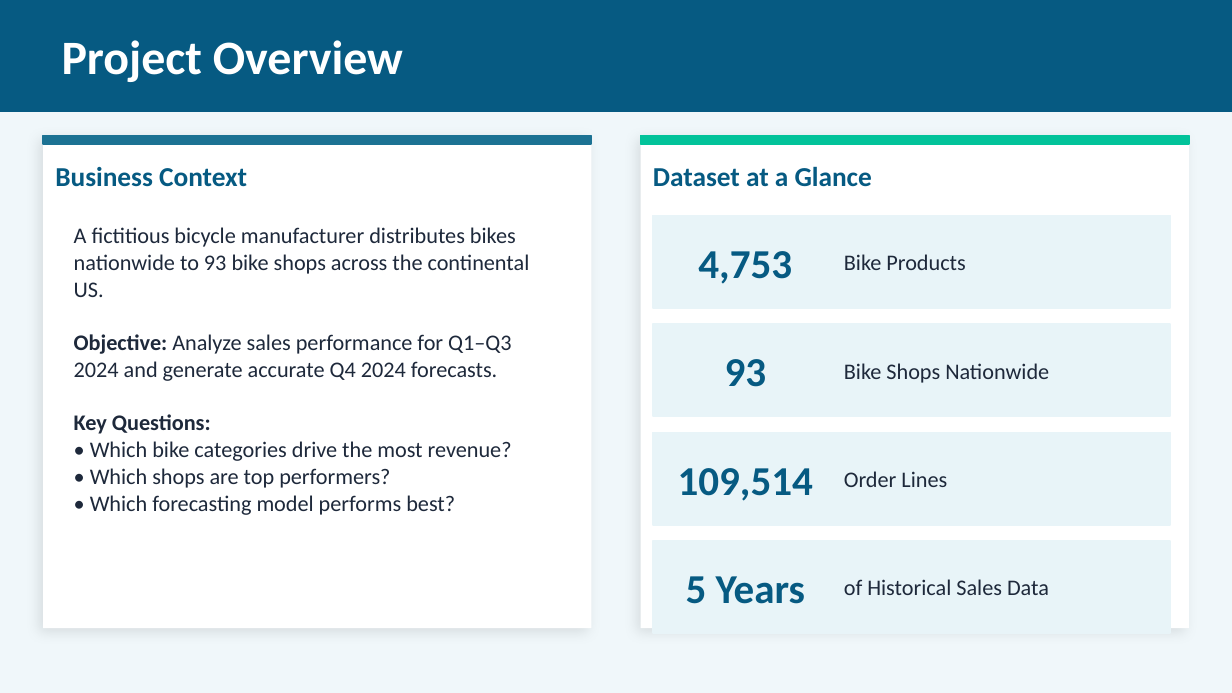
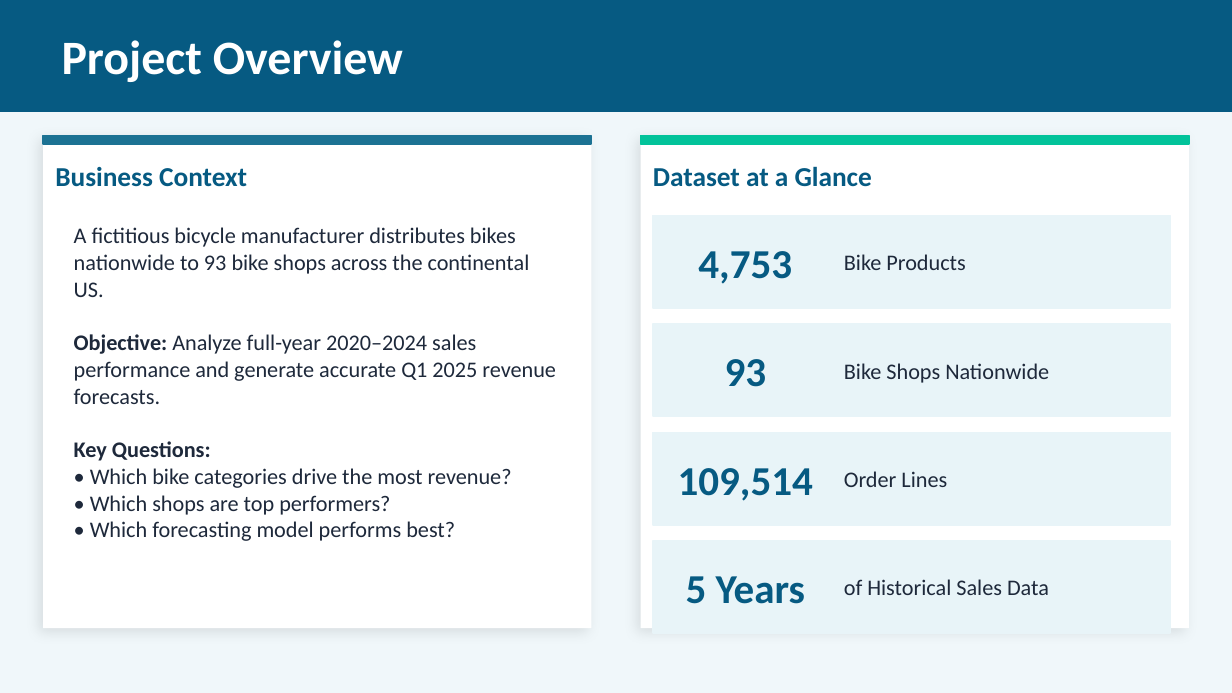
Before and after one commit to EllaN12/Bikes_forecast, a slide deck: slide 2 of Bikes_Sales_Forecast_Presentation.pptx. Drawn at 1232x693 pixels with LibreOffice and Linux fonts; fonts in the diff are those of the drawing. Boxes give left, top, right and bottom in pixels: in the first picture for what was removed or moved away, otherwise in the second. Text is boxed around its words. In the diff, an @@ line names an element or a change of style, - is before the commit and + after.

```diff
--- a/Bikes_Sales_Forecast_Presentation.pptx
+++ b/Bikes_Sales_Forecast_Presentation.pptx
@@ text at [74, 227, 556, 541]: text changed @@
-A fictitious bicycle manufacturer distributes bikes nationwide to 93 bike shops across the continental US.
-Objective: Analyze sales performance for Q1–Q3 2024 and generate accurate Q4 2024 forecasts.
-Key Questions:
-• Which bike categories drive the most revenue?
-• Which shops are top performers?
-• Which forecasting model performs best?
+A fictitious bicycle manufacturer distributes bikes nationwide to 93 bike shops across the continental US.
+Objective: Analyze full-year 2020–2024 sales performance and generate accurate Q1 2025 revenue forecasts.
+Key Questions:
+• Which bike categories drive the most revenue?
+• Which shops are top performers?
+• Which forecasting model performs best?
```
Also in this commit, not shown: 7 other slides changed.
